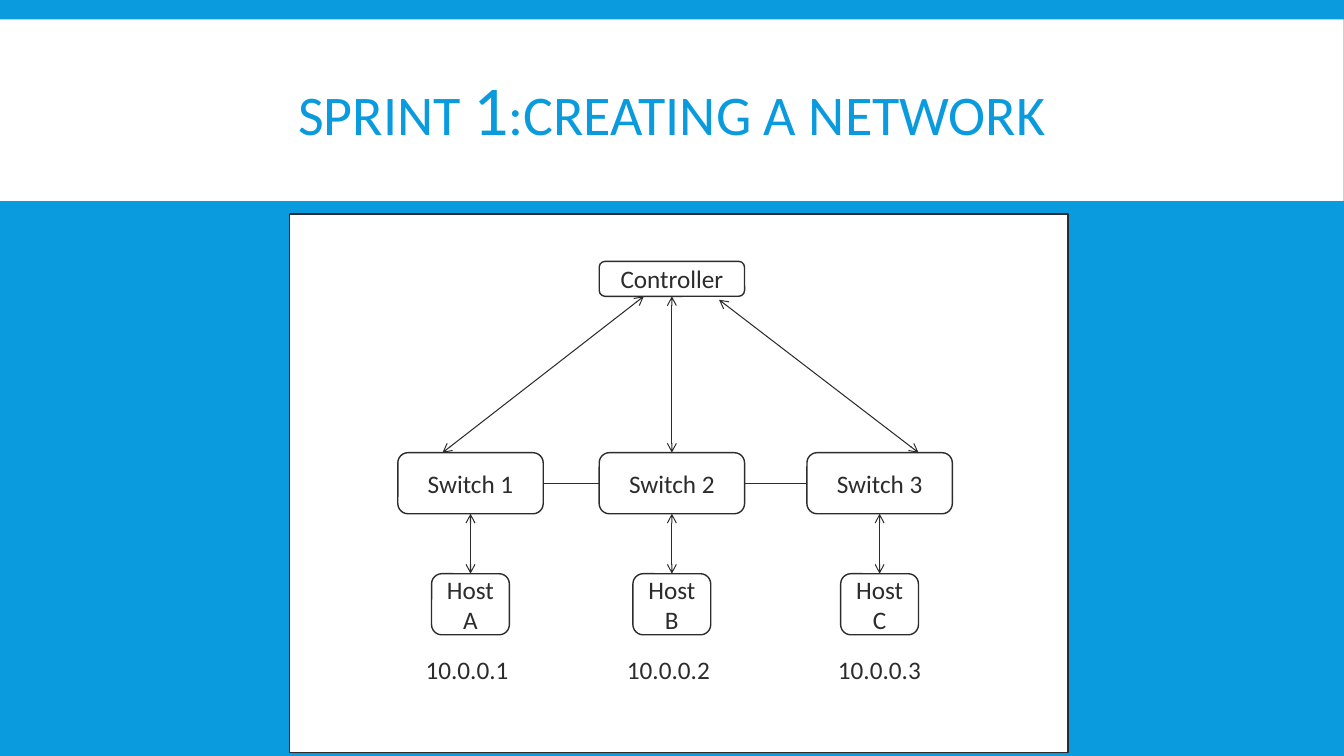
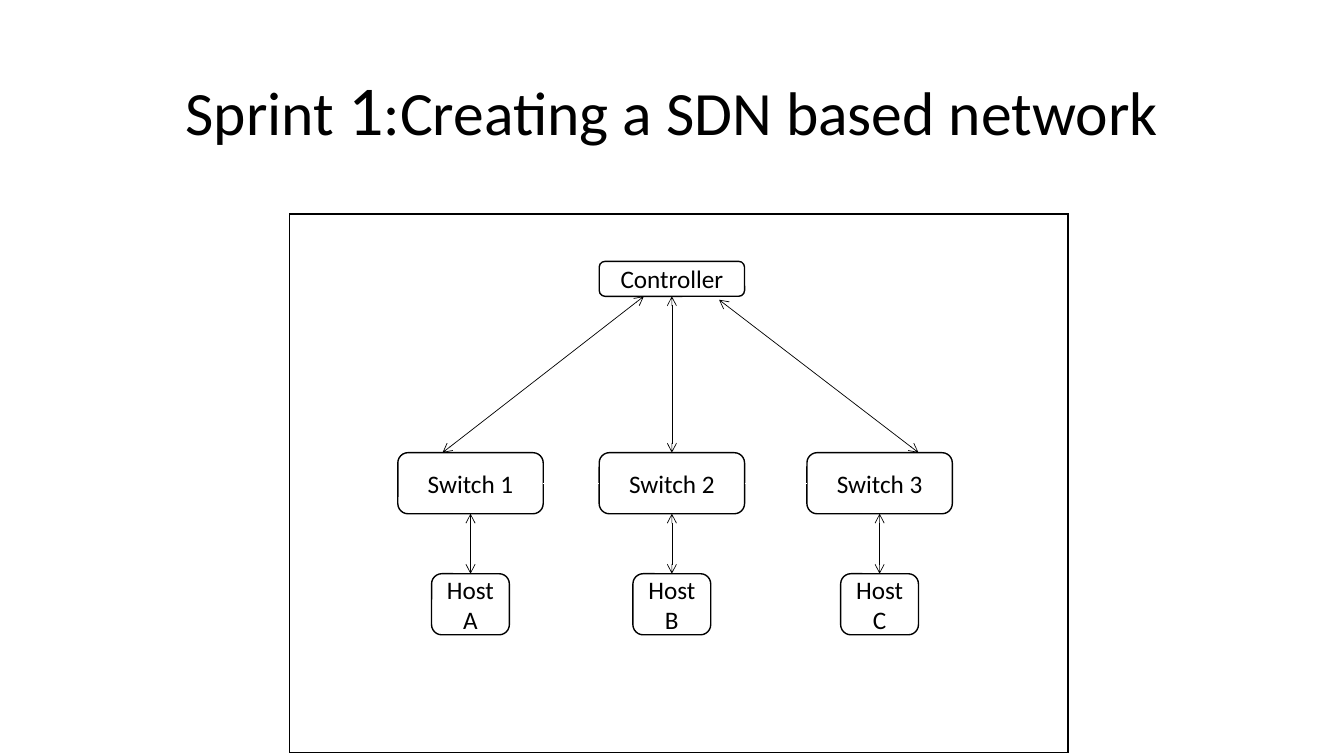
Before and after one commit to BU-NU-CLOUD-SP16/Network-Programmability-as-a-Service, a slide deck: slide 14 of Demo_1.pptx (slide 9 before the commit). Drawn at 1344x756 pixels with LibreOffice and Linux fonts; fonts in the diff are those of the drawing. Boxes give left, top, right and bottom in pixels: in the first picture for what was removed or moved away, otherwise in the second. Text is boxed around its words. In the diff, an @@ line names an element or a change of style, - is before the commit and + after.

Commit message:
Made changes in design,added and modified slides

```diff
--- a/Demo_1.pptx
+++ b/Demo_1.pptx
@@ background #099BDD to #FFFFFF @@
@@ rectangle removed at <box>0,19,1344,201</box> @@
@@ title at <box>185,90,1158,146</box>: text changed; size 40 to 44 pt; text colour #099BDD to #000000 @@
-SPRINT 1:CREATING A NETWORK
+Sprint 1:Creating a SDN based network
@@ rectangle at <box>289,214,1068,752</box>: outline #2C2C2C 1 pt to #000000 1 pt @@
@@ double arrow (443, 453) - (644, 296): stroke #2C2C2C 0.75 pt to #000000 0.5 pt @@
@@ double arrow (673, 296) - (673, 453): stroke #2C2C2C 0.75 pt to #000000 0.5 pt @@
@@ double arrow (919, 453) - (719, 299): stroke #2C2C2C 0.75 pt to #000000 0.5 pt @@
@@ text colour #2C2C2C to #000000; outline #2C2C2C 1 pt to #000000 1 pt in 7 elements at <box>599,261,744,296</box>, <box>398,453,543,514</box>, <box>432,574,509,635</box>, <box>633,574,711,635</box>, <box>808,453,953,514</box>, <box>841,574,919,635</box>, <box>599,453,744,514</box> @@
@@ text in rectangle at <box>656,475,715,493</box>: text removed @@
-10.2
@@ line (543, 483) - (599, 483): stroke #2C2C2C 0.75 pt to #FFFFFF 0.5 pt @@
@@ line (745, 483) - (808, 483): stroke #2C2C2C 0.75 pt to #FFFFFF 0.5 pt @@
@@ double arrow (471, 574) - (471, 514): stroke #2C2C2C 0.75 pt to #000000 0.5 pt @@
@@ double arrow (673, 514) - (673, 574): stroke #2C2C2C 0.75 pt to #000000 0.5 pt @@
@@ double arrow (880, 514) - (880, 574): stroke #2C2C2C 0.75 pt to #000000 0.5 pt @@
@@ text removed at <box>426,662,509,679</box> @@
-10.0.0.1
@@ text removed at <box>627,662,710,679</box> @@
-10.0.0.2
@@ text removed at <box>838,662,921,679</box> @@
-10.0.0.3
```
Also in this commit, not shown: 11 other slides changed, 10 slides added, 5 slides removed.
